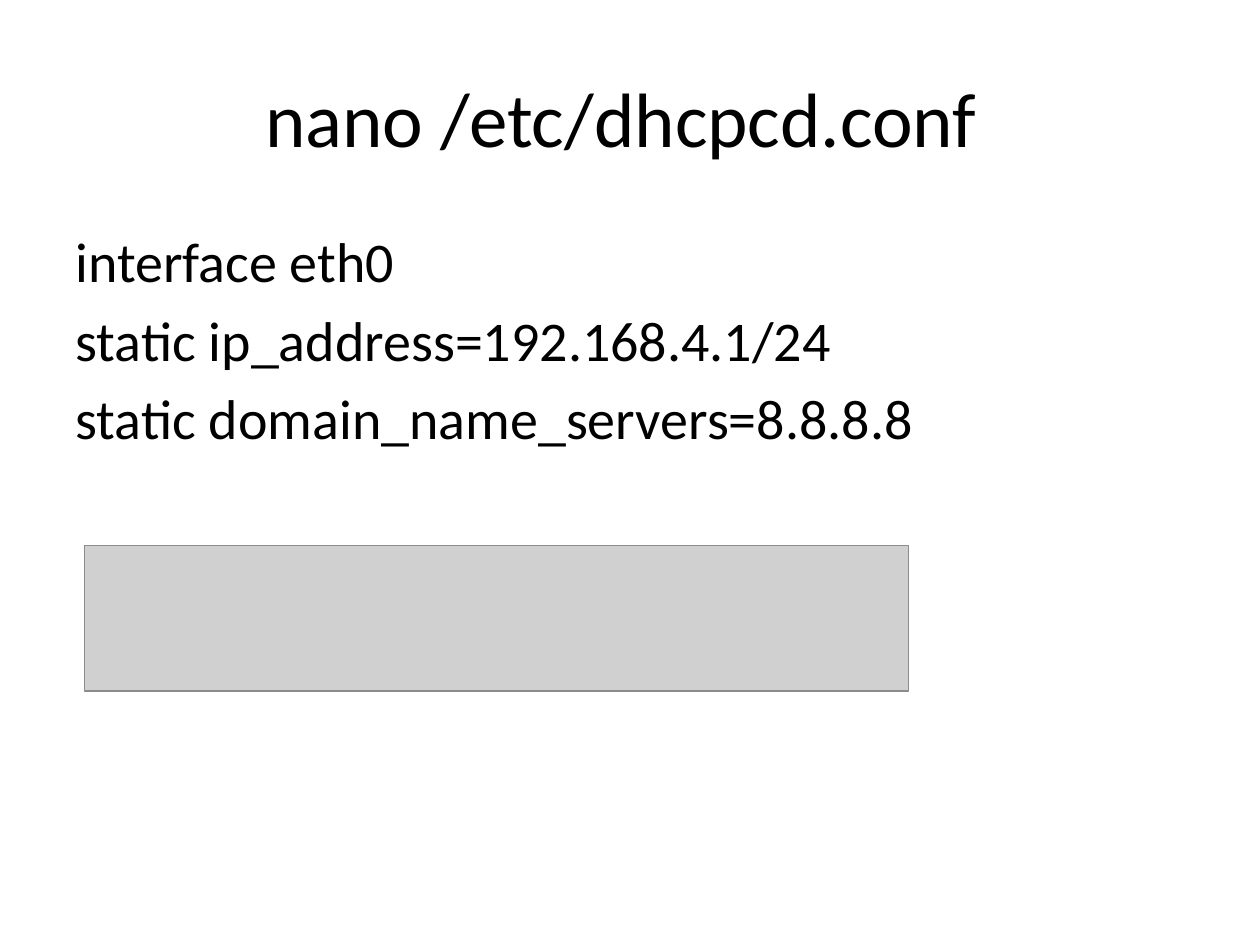
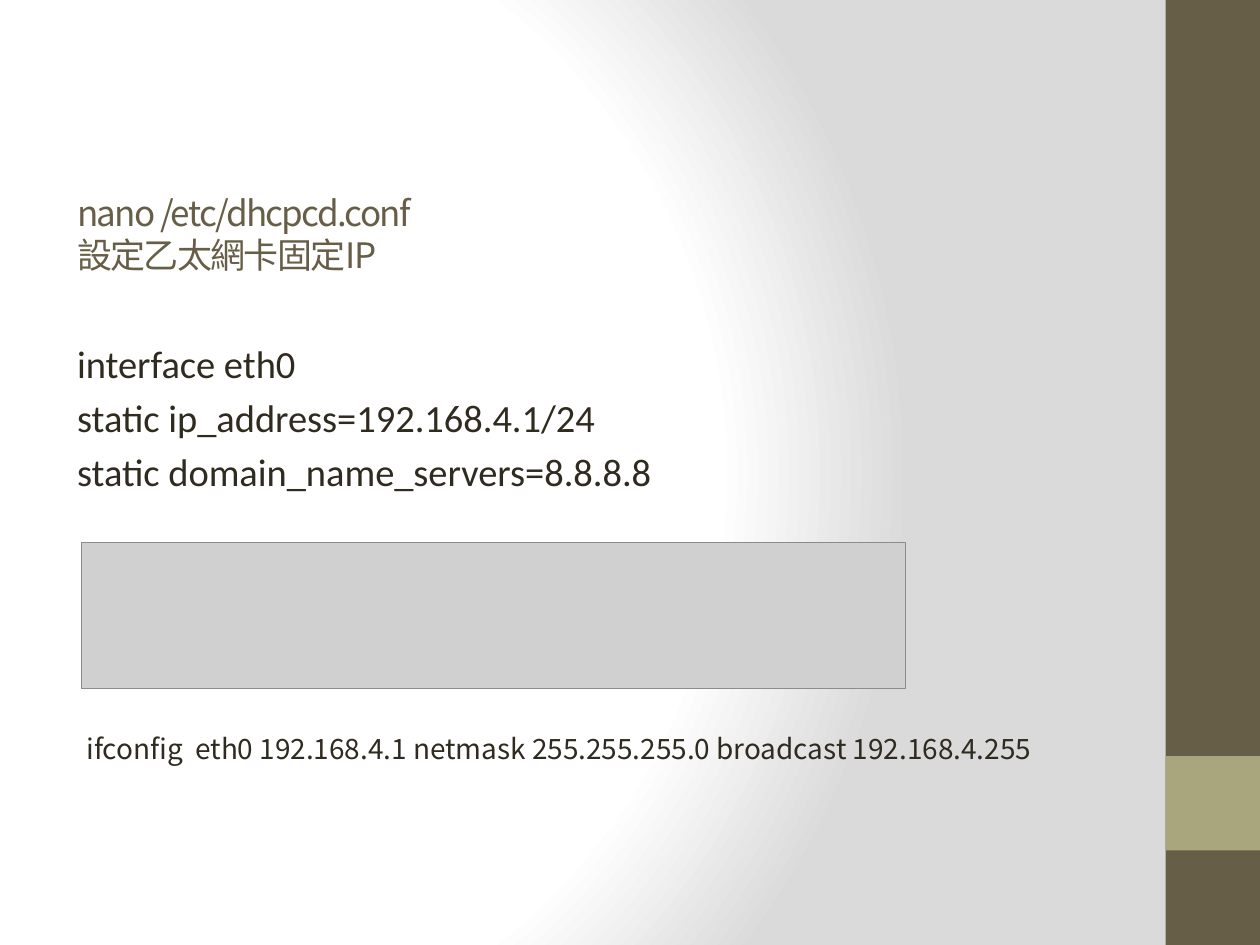
Before and after one commit to krnick/AP_MODE, a slide deck: slide 15 of 設定wifi ap_repeater.pptx. Drawn at 1260x945 pixels with LibreOffice and Linux fonts; fonts in the diff are those of the drawing; grey boxes stand for pictures. Boxes give left, top, right and bottom in pixels: in the first picture for what was removed or moved away, otherwise in the second. Text is boxed around its words. In the diff, an @@ line names an element or a change of style, - is before the commit and + after.

```diff
--- a/設定wifi ap_repeater.pptx
+++ b/設定wifi ap_repeater.pptx
@@ background #FFFFFF to gradient #FFFFFF to #DADADA @@
@@ rectangle added at (1166,0,1260,945), fill #675E47 @@
@@ title at (77,197,411,271): text changed; size 44 to 20 pt; font Calibri to Noto Sans CJK SC; text colour #000000 to #675E47 @@
-nano /etc/dhcpcd.conf
+nano /etc/dhcpcd.conf
+設定乙太網卡固定IP
@@ text "interface eth0": place and size @@
-text "interface eth0" at (76,243,913,447)
+text "interface eth0" at (77,351,1031,766)
@@ text at (77,351,651,491): size 32 to 22 pt, text colour #000000 to #2F2B20 in "interface eth0", "static ip_address=192.168.4.1/24", "static domain_name_servers=8.8.8.8"; less space between paragraphs @@
@@ text at (86,736,1031,766): paragraph added @@
+ifconfig eth0 192.168.4.1 netmask 255.255.255.0 broadcast 192.168.4.255
@@ rectangle added at (1166,756,1260,850), fill #A9A57C @@
```
Also in this commit, not shown: 17 other slides changed.
